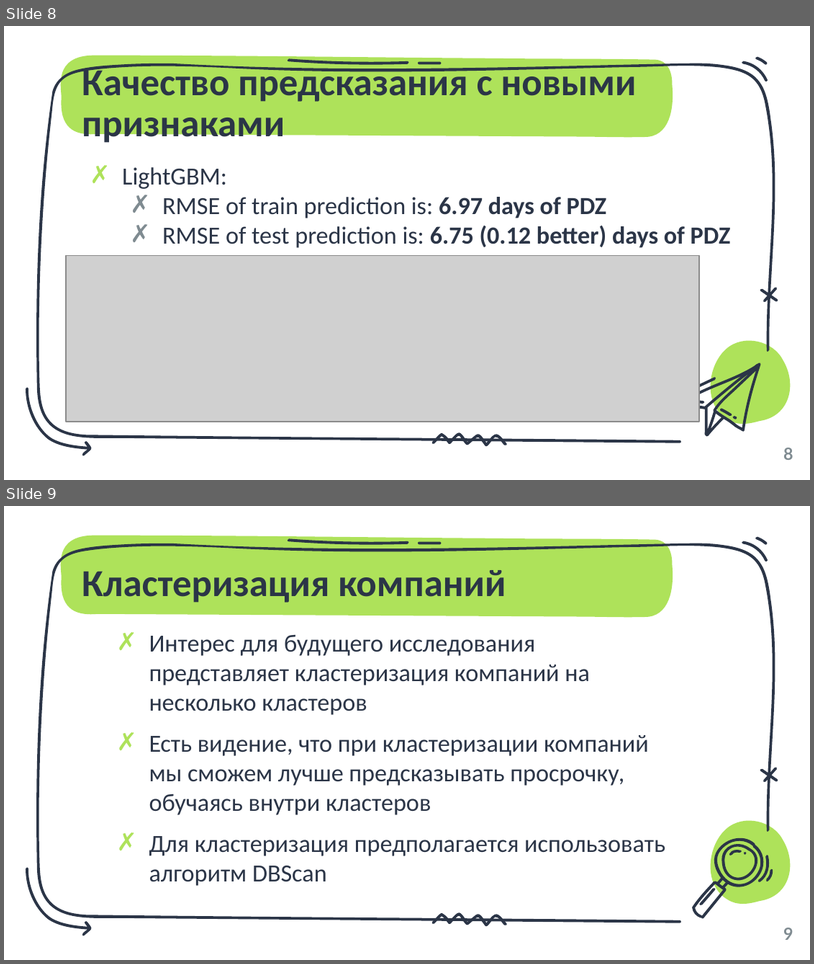
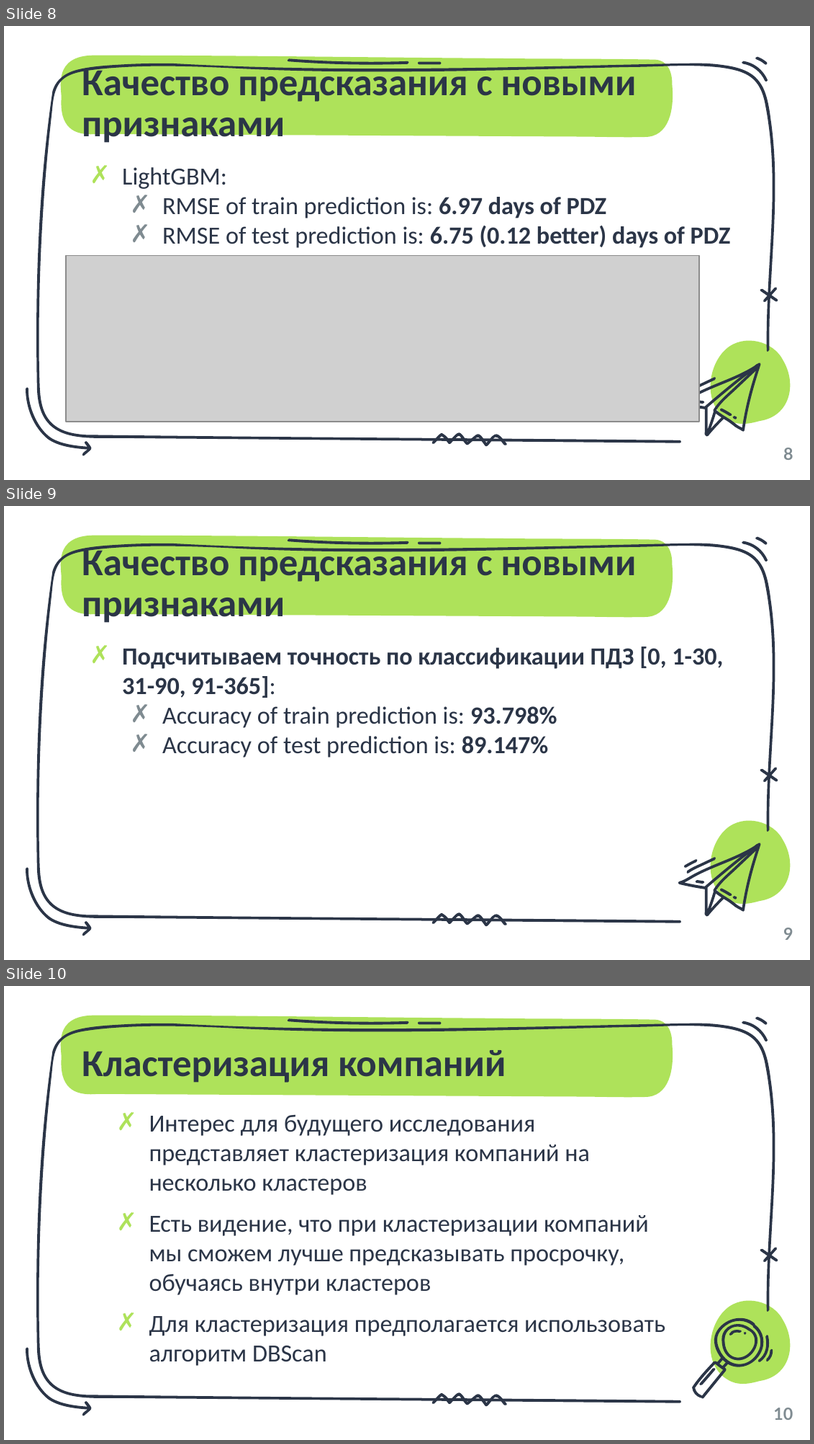
Before and after one commit to FenixFly/hackathon_predict_pdz, a slide deck: FRIENDS.pptx. Shown one above the other, each under a label of ours: slides 8 and 9 before the commit, slides 8, 9 and 10 after it. The pictures are 814x964 and 814x1444 pixels, drawn with LibreOffice and Linux fonts; fonts in the diff are those of the drawing; grey boxes stand for pictures. Boxes give left, top, right and bottom in pixels: in the first picture for what was removed or moved away, otherwise in the second. Text is boxed around its words. In the diff, an @@ line names an element or a change of style, - is before the commit and + after.

```diff
--- a/FRIENDS.pptx
+++ b/FRIENDS.pptx
@@ slide 9 added at [4,506,810,960], background #FFFFFF; not listed: 10 template elements that a slide beside it also shows @@
@@ title added at [82,543,637,625], 34 pt, text #2B3547, bold @@
+Качество предсказания с новыми признаками
@@ text added at [122,646,723,757], 22 pt, text #2B3547, bold @@
+✗ Подсчитываем точность по классификации ПДЗ [0, 1-30, 31-90, 91-365]:
+  ✗ Accuracy of train prediction is: 93.798%
+  ✗ Accuracy of test prediction is: 89.147%
@@ freeform shape added at [678,842,761,916], fill #2B3547 @@
@@ page number added at [784,927,794,939], 15 pt, text #7F8B91, bold @@
+9
@@ what was slide 9 is now slide 10 @@
@@ page number at [774,1407,793,1419]: text changed @@
-9
+10
```
Also in this commit, not shown: 2 other files.
